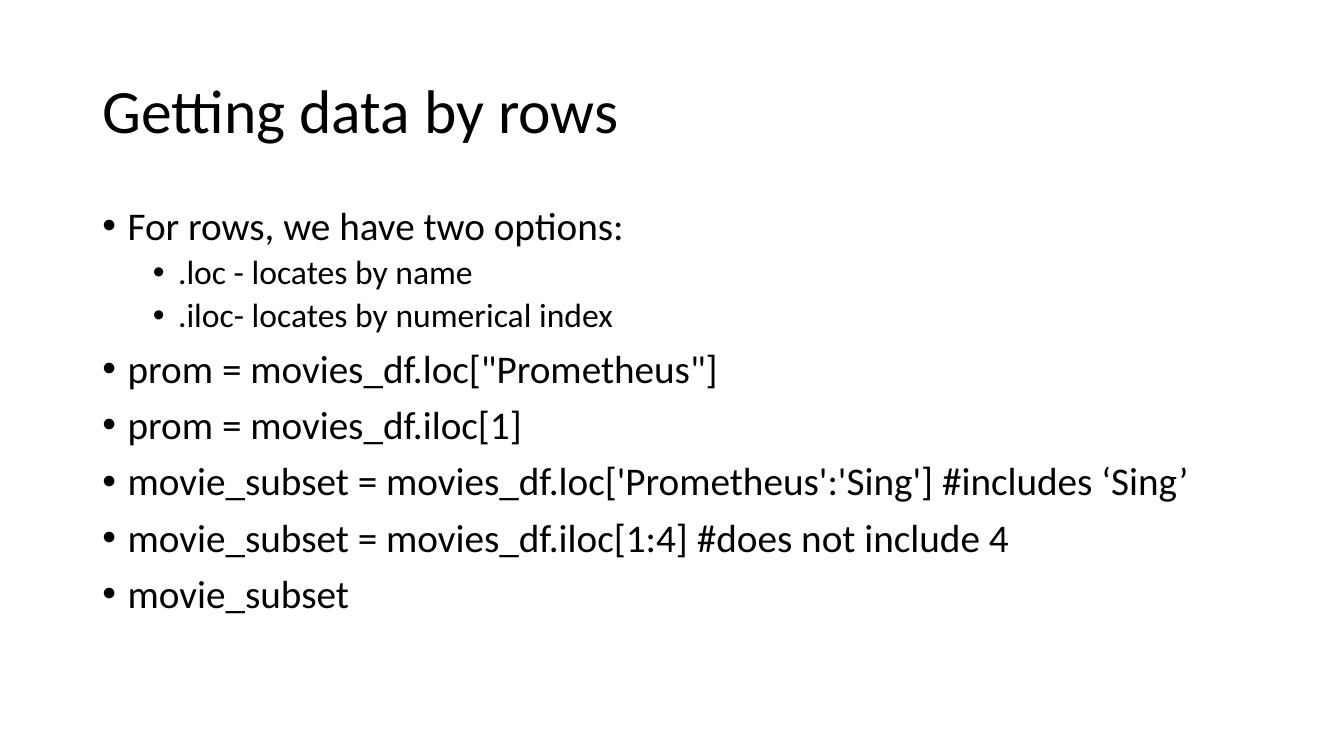
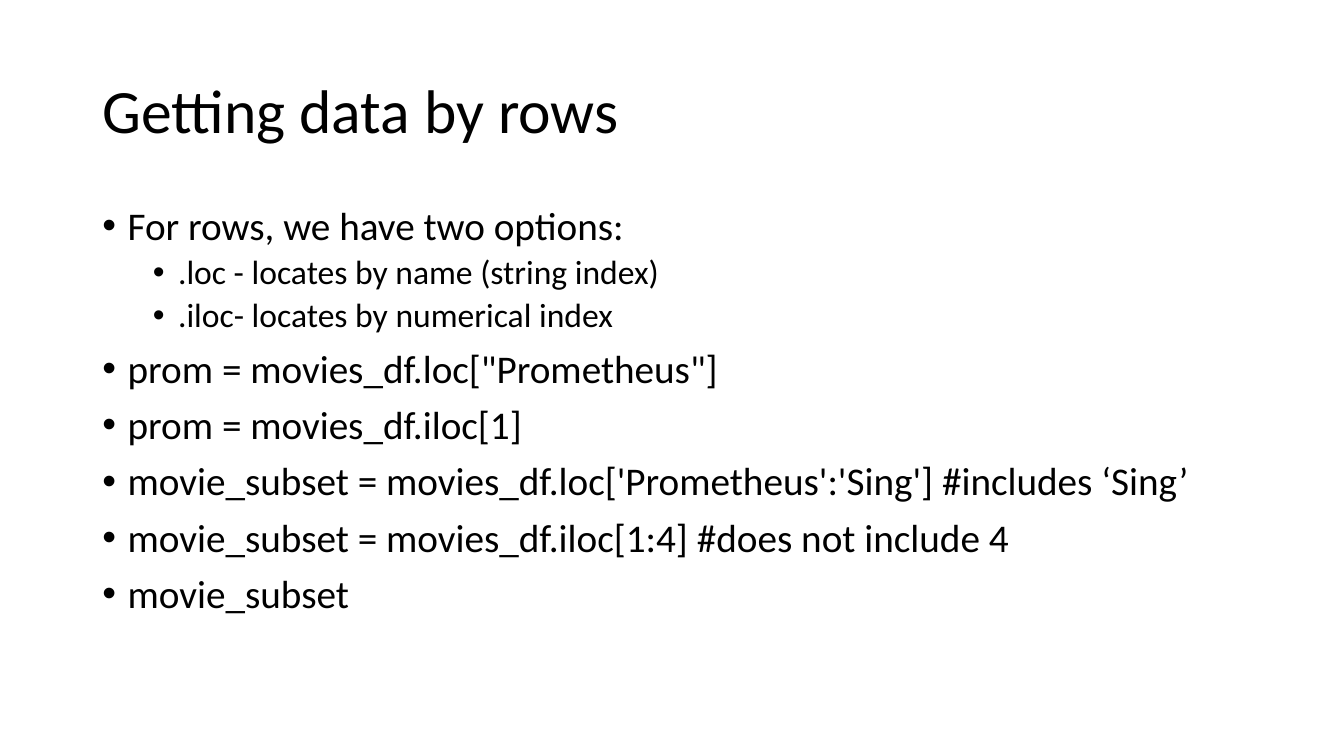
Before and after one commit to FranzGH/IoT_ML, a slide deck: slide 18 of Pandas.pptx. Drawn at 1344x756 pixels with LibreOffice and Linux fonts; fonts in the diff are those of the drawing. Boxes give left, top, right and bottom in pixels: in the first picture for what was removed or moved away, otherwise in the second. Text is boxed around its words. In the diff, an @@ line names an element or a change of style, - is before the commit and + after.

```diff
--- a/Pandas.pptx
+++ b/Pandas.pptx
@@ text at (x1=178, y1=259, x2=659, y2=290): text changed @@
-  • .loc - locates by name
+  • .loc - locates by name (string index)
```
Also in this commit, not shown: 12 other slides changed, 1 slide added, 18 other files.
